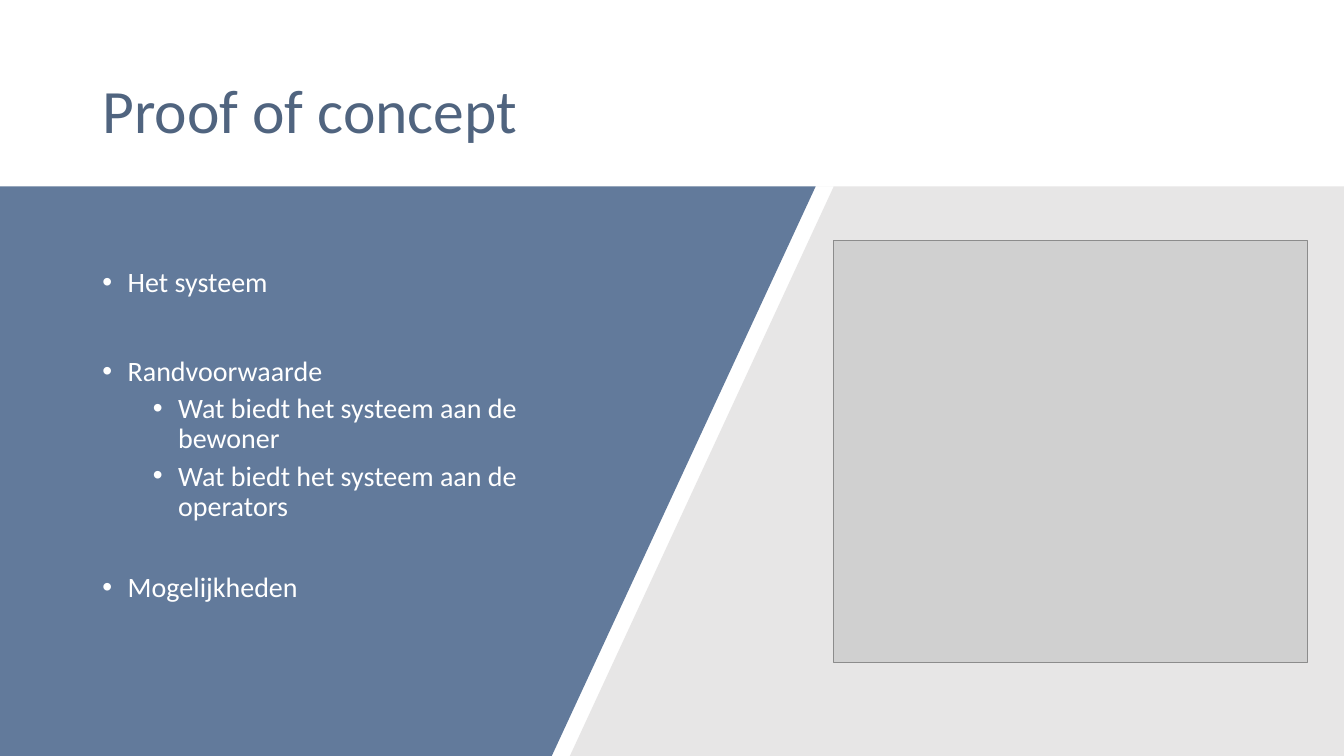
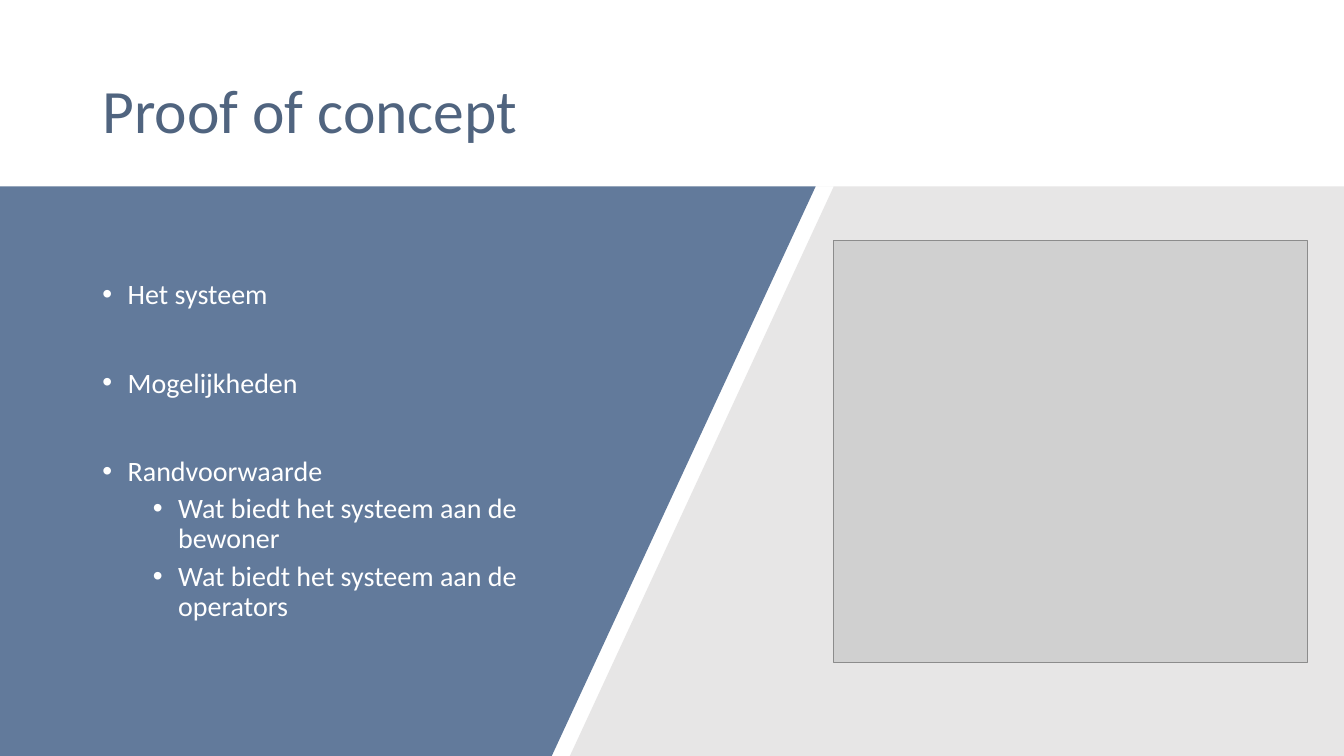
Before and after one commit to wouter503/IDP, a slide deck: slide 10 of Plan van aanpak/presentatie.pptx. Drawn at 1344x756 pixels with LibreOffice and Linux fonts; fonts in the diff are those of the drawing; grey boxes stand for pictures. Boxes give left, top, right and bottom in pixels: in the first picture for what was removed or moved away, otherwise in the second. Text is boxed around its words. In the diff, an @@ line names an element or a change of style, - is before the commit and + after.

Commit message:
presentatie final

```diff
--- a/Plan van aanpak/presentatie.pptx
+++ b/Plan van aanpak/presentatie.pptx
@@ text at [128,373,298,398]: paragraph added @@
+• Mogelijkheden
@@ text at [128,577,298,602]: paragraph removed @@
-• Mogelijkheden
```
